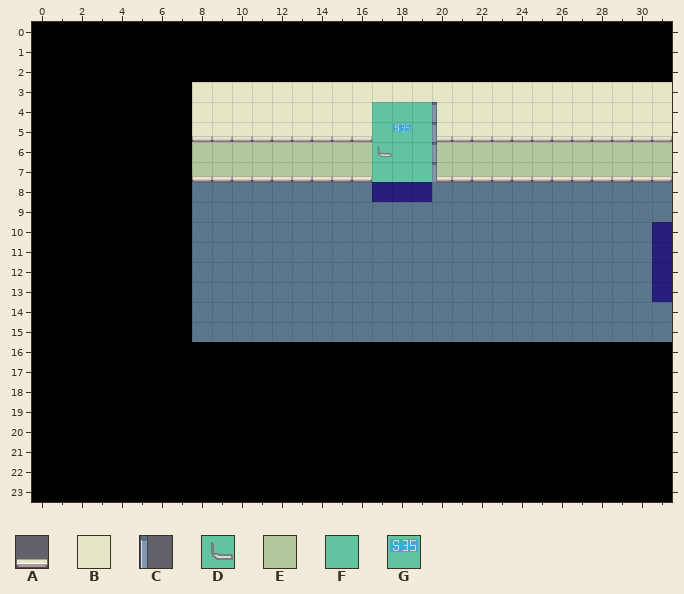
A Tiled map gets an edit: assets/maps/sous-sol-couloir2.tmx. The picture above was drawn from the file before the commit.
Cells are 32x32 px. Shown: x 0..31, y 0..23.
Key: from "Interior": A 800, B 821; from "pixel-cyberpunk-interior": C 0; from "poignet": D 0; from "porte": E 9; from "test_porte(10)": F 6, G 10.
_ is an empty cell, # one hidden under a higher layer.
Layers that did not change in this view are not listed.
Layer "couleur mur 99" before, first column x 5:
 0 ______________
 1 ______________
 2 ______________
 3 ___BBBBBBBBBBB
 4 ___BBBBBBBBB##
 5 ___BBBBBBBBB##
 6 ___EEEEEEEEE##
 7 ___EEEEEEEEE##
 8 ______________
 9 ______________
10 ______________
11 ______________
12 ______________
13 ______________
14 ______________
15 ______________
Layer "mur 99" before, first column x 5:
 1 ______________
 2 ______________
 3 ______________
 4 ______________
 5 ___AAAAAAAAA##
 6 ______________
 7 ___AAAAAAAAA##
 8 ______________
 9 ______________
10 ______________
11 ______________
12 ______________
13 ______________
14 ______________
15 ______________
Layer "porte 99" before, first column x 5:
 2 ______________
 3 ______________
 4 ____________FF
 5 ____________FG
 6 ____________DF
 7 ____________FF
 8 ______________
 9 ______________
10 ______________
11 ______________
12 ______________
13 ______________
14 ______________
15 ______________
Once edited:
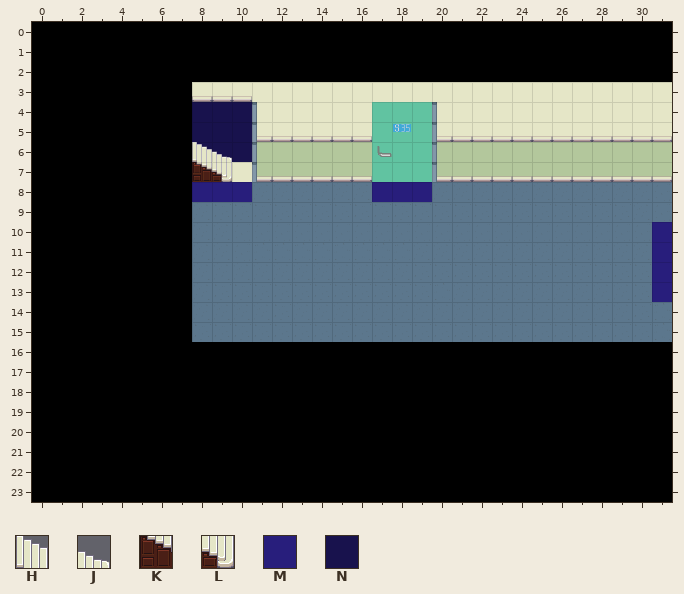
Further tiles: from "Interior": H 518, J 519, K 550, L 551; from "couleur": M 3; from "sous_sol": N 4.
Tiles of an added or newly shown layer are drawn over the layers below it.
The edit:
Changed rows in their new state; . is an unchanged cell.
Layer "vers_foodtruck" (added):
first column x 8:
 8 MMM
Layer "couleur mur 99":
first column x 8:
 4 NNN
 5 NNN
 6 NNN
 7 ###
Layer "mur 99":
first column x 8:
 5 ___
 7 ___
Layer "porte 99":
first column x 8:
 6 HJ.
 7 KLB
Layer "contour porte 99":
first column x 8:
 3 AAA.
 4 ...C
 5 ...C
 6 ...C
 7 ...C
